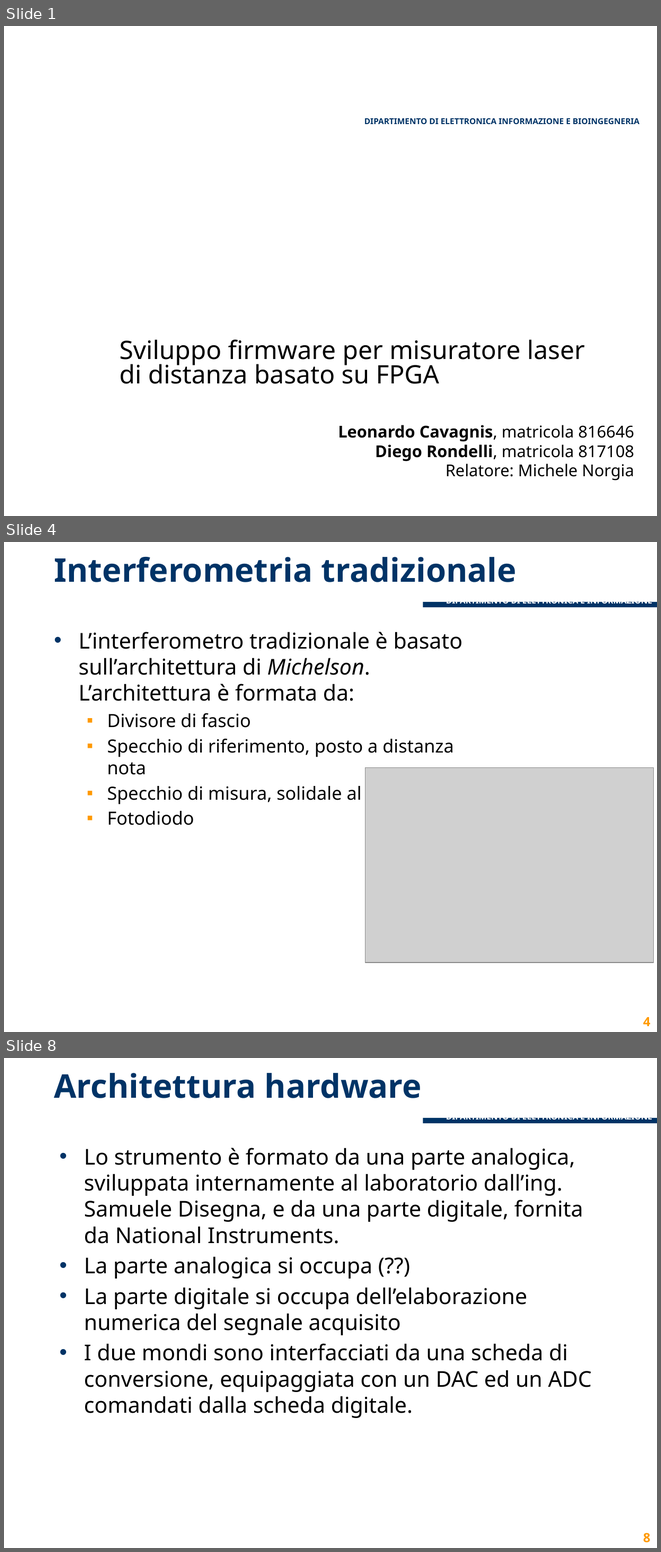
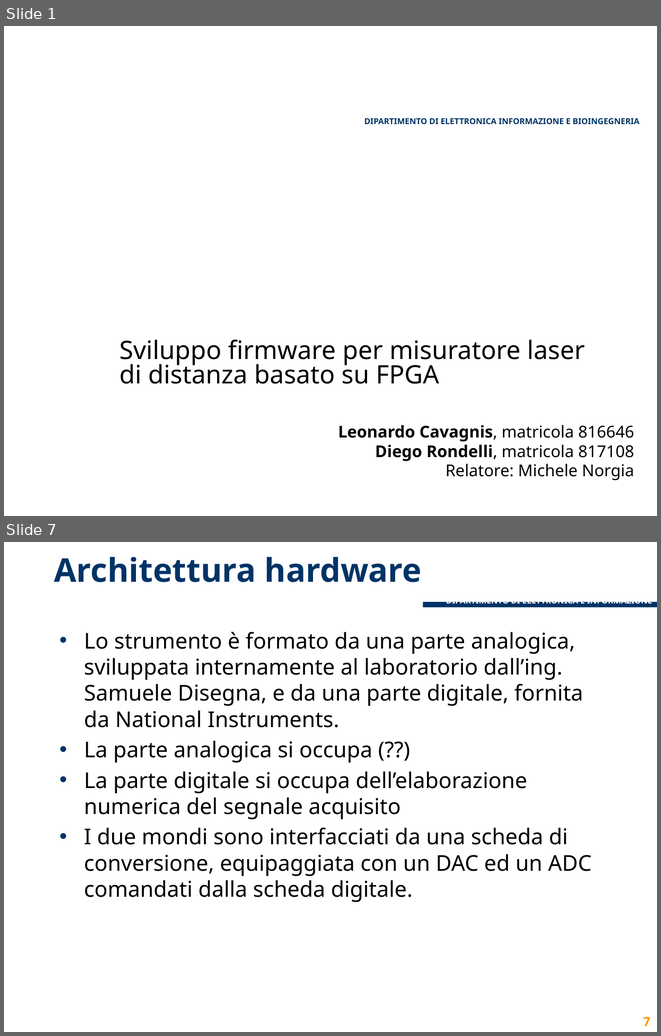
Before and after one commit to lcavagnispolimi/thesis_latex, a slide deck: presentazione_discussione.pptx. Shown one above the other, each under a label of ours: slides 1, 4 and 8 before the commit, slides 1 and 7 after it; the slides between them are not shown. The pictures are 661x1552 and 661x1036 pixels, drawn with LibreOffice and Linux fonts; fonts in the diff are those of the drawing; grey boxes stand for pictures; background and template pictures are left out. Boxes give left, top, right and bottom in pixels: in the first picture for what was removed or moved away, otherwise in the second. Text is boxed around its words. In the diff, an @@ line names an element or a change of style, - is before the commit and + after.

Commit message:
Sistemate prime 4 slide su interferometria

```diff
--- a/presentazione_discussione.pptx
+++ b/presentazione_discussione.pptx
@@ slide 4 removed at bbox=[4, 542, 657, 1032], background #FFFFFF; not listed: 3 template elements that a slide beside it also shows @@
@@ title removed at bbox=[54, 557, 517, 582] @@
-Interferometria tradizionale
@@ text removed at bbox=[79, 632, 463, 825] @@
-• L’interferometro tradizionale è basato sull’architettura di Michelson.
-  L’architettura è formata da:
-  ▪ Divisore di fascio
-  ▪ Specchio di riferimento, posto a distanza
-    nota
-  ▪ Specchio di misura, solidale al bersaglio
-  ▪ Fotodiodo
@@ picture removed at bbox=[365, 767, 653, 962] @@
@@ page number removed at bbox=[643, 1017, 651, 1026] @@
-4
@@ what was slide 8 is now slide 7 @@
@@ page number at bbox=[643, 1017, 651, 1026]: text changed @@
-8
+7
```
Also in this commit, not shown: 3 slides changed, 2 slides added, 2 other slides removed.
